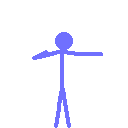
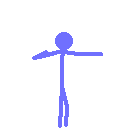
Layers edited between the first and the second 128 x 128 image:
showed "Layer 10" (1st of 2, in "WalkAttack" › "4") over 58, 54, 69, 128
hid group "3" (2 layers) over 54, 54, 71, 128
hid group "2" (2 layers) over 54, 54, 71, 128
hid group "1" (2 layers) over 54, 54, 71, 128
hid "Idle" (1st of 3, in "WalkAttack" › "1") over 54, 54, 71, 128
